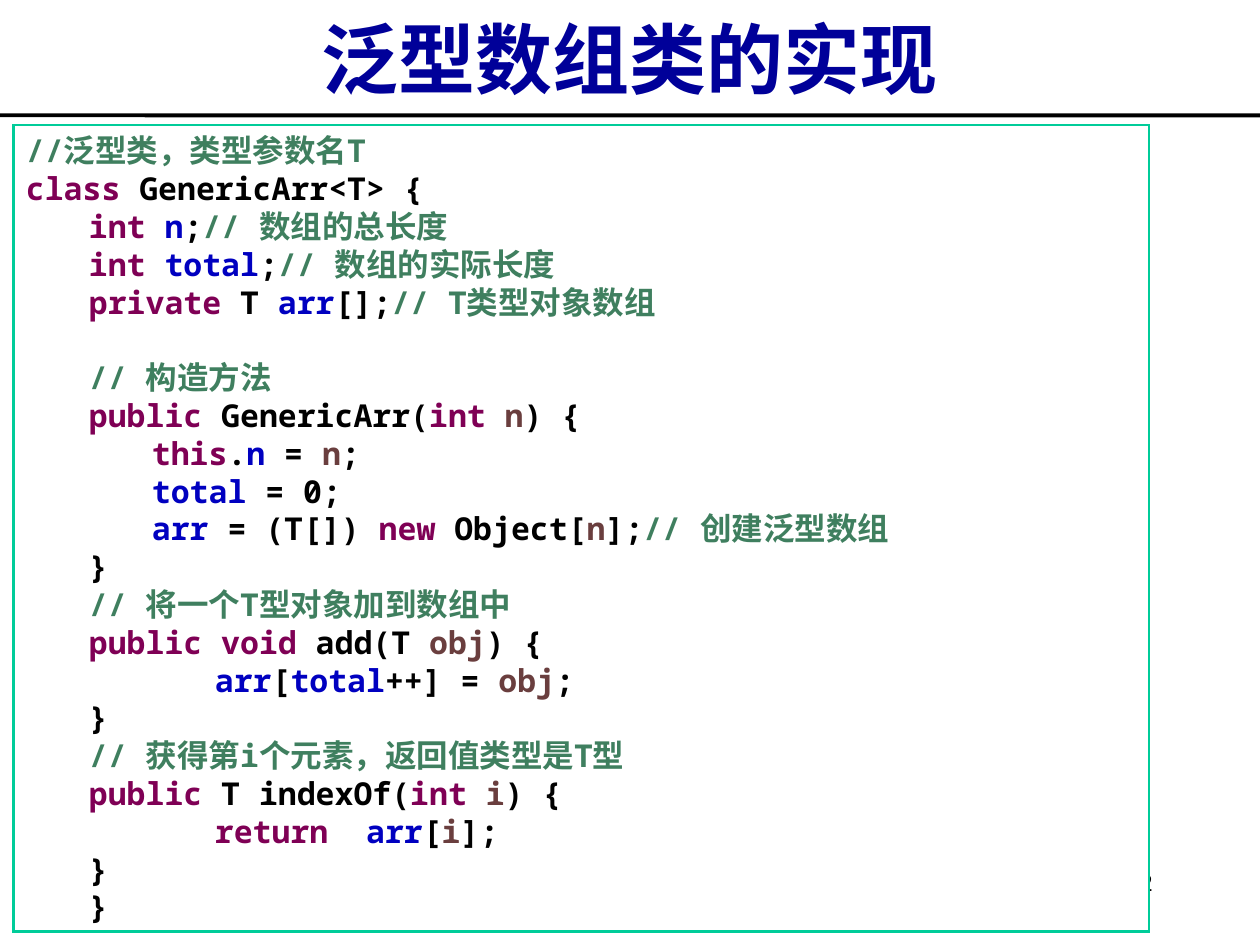
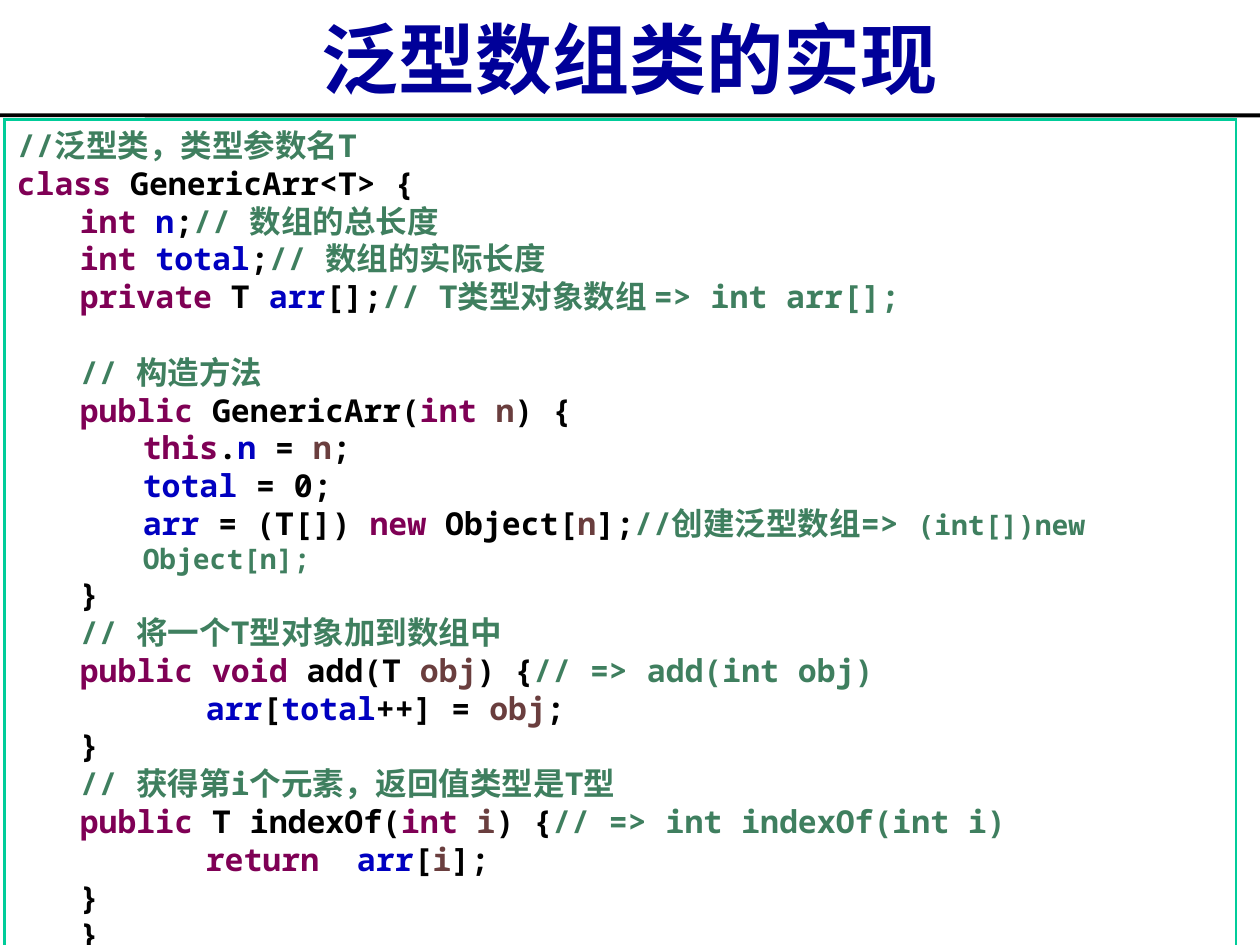
Before and after one commit to imwyw/Java, a slide deck: slide 40 of PPT/javaCh04_异常、枚举、泛型、递归.ppt (slide 42 before the commit). Drawn at 1260x945 pixels with LibreOffice and Linux fonts; fonts in the diff are those of the drawing. Boxes give left, top, right and bottom in pixels: in the first picture for what was removed or moved away, otherwise in the second. Text is boxed around its words. In the diff, an @@ line names an element or a change of style, - is before the commit and + after.

```diff
--- a/PPT/javaCh04_异常、枚举、泛型、递归.ppt
+++ b/PPT/javaCh04_异常、枚举、泛型、递归.ppt
@@ rectangle "//泛型类，类型参数名T": place and size @@
-rectangle "//泛型类，类型参数名T" at (14, 125, 1149, 931)
+rectangle "//泛型类，类型参数名T" at (4, 120, 1236, 945)
@@ text in rectangle at (80, 281, 899, 316): text changed @@
-  private T arr[];// T类型对象数组
+  private T arr[];// T类型对象数组 => int arr[];
@@ text in rectangle at (143, 508, 1085, 576): text changed; text colour #000000 to #3F7F5F @@
-    arr = (T[]) new Object[n];// 创建泛型数组
+    arr = (T[]) new Object[n];//创建泛型数组=> (int[])new Object[n];
@@ text in rectangle at (80, 657, 874, 690): text changed; text colour #7F0055 to #3F7F5F @@
-  public void add(T obj) {
+  public void add(T obj) {// => add(int obj)
@@ text in rectangle at (80, 808, 1006, 841): text changed; text colour #000000 to #3F7F5F @@
-  public T indexOf(int i) {
+  public T indexOf(int i) {// => int indexOf(int i)
@@ page number removed at (1128, 872, 1153, 897) @@
-42
```
Also in this commit, not shown: 6 other slides changed, 4 slides added, 5 slides removed.
